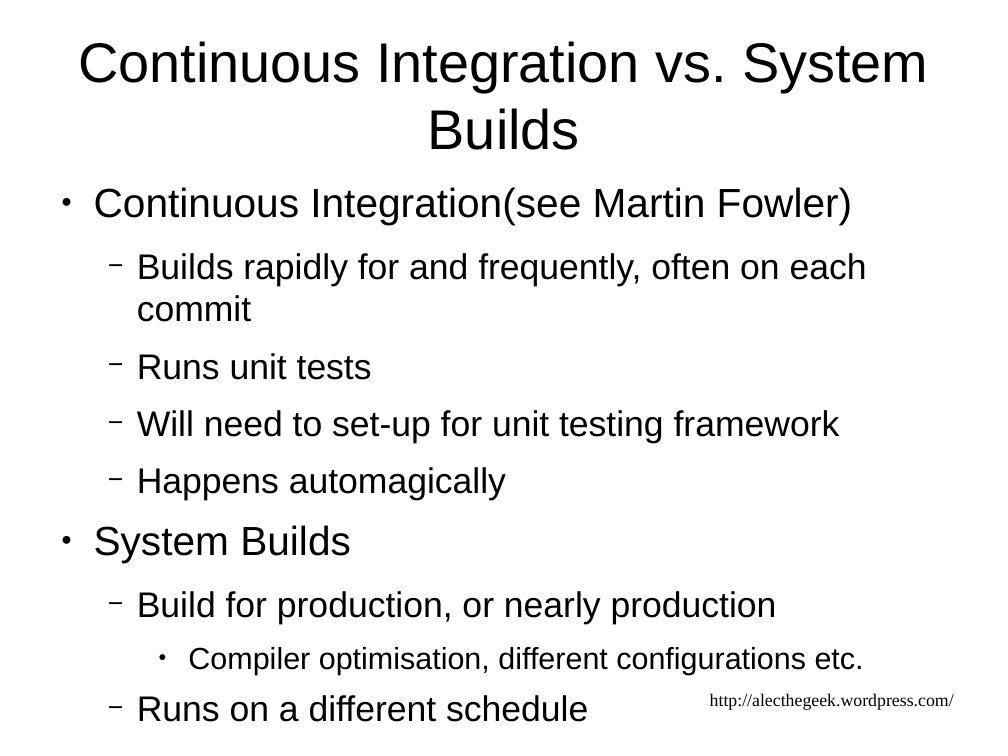
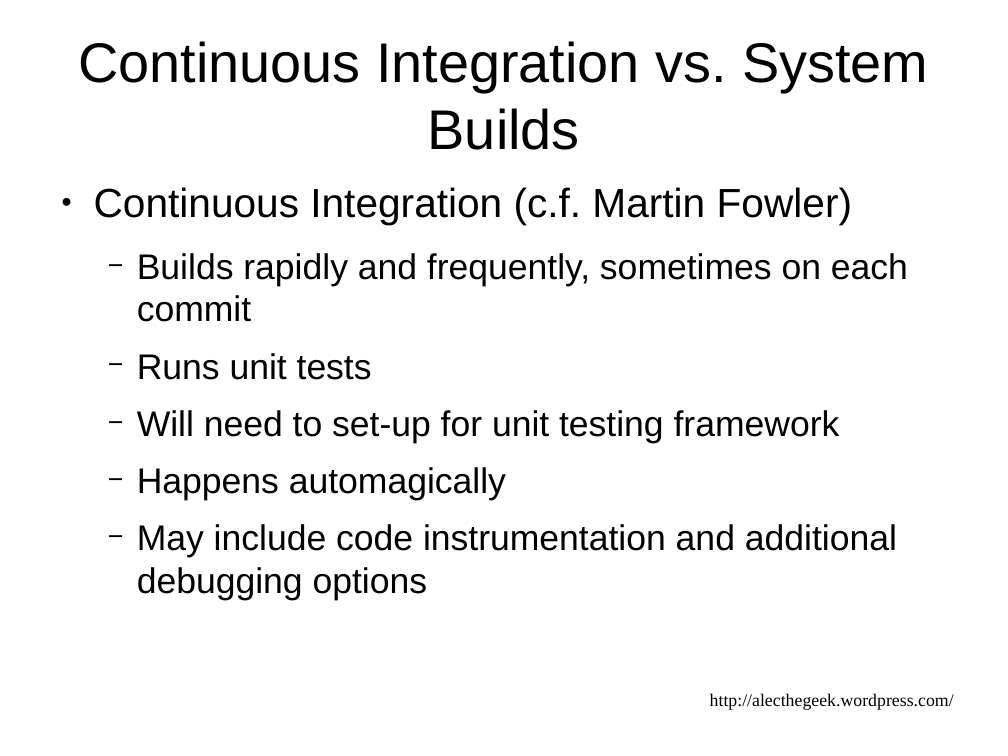
Before and after one commit to alecthegeek/gitbuilding, a slide deck: slide 8 of DevOpsDownUnderPresentation.odp (slide 6 before the commit). Drawn at 1008x756 pixels with LibreOffice and Linux fonts; fonts in the diff are those of the drawing. Boxes give left, top, right and bottom in pixels: in the first picture for what was removed or moved away, otherwise in the second. Text is boxed around its words. In the diff, an @@ line names an element or a change of style, - is before the commit and + after.

```diff
--- a/DevOpsDownUnderPresentation.odp
+++ b/DevOpsDownUnderPresentation.odp
@@ text at [94, 187, 908, 322]: text changed @@
-● Continuous Integration(see Martin Fowler)
-  − Builds rapidly for and frequently, often on each commit
+● Continuous Integration (c.f. Martin Fowler)
+  − Builds rapidly and frequently, sometimes on each commit
@@ text at [137, 524, 897, 600]: text changed @@
-● System Builds
-  − Build for production, or nearly production
-    ● Compiler optimisation, different configurations etc.
-  − Runs on a different schedule
+  − May include code instrumentation and additional debugging options
```
Also in this commit, not shown: 16 other slides changed, 4 slides added.
